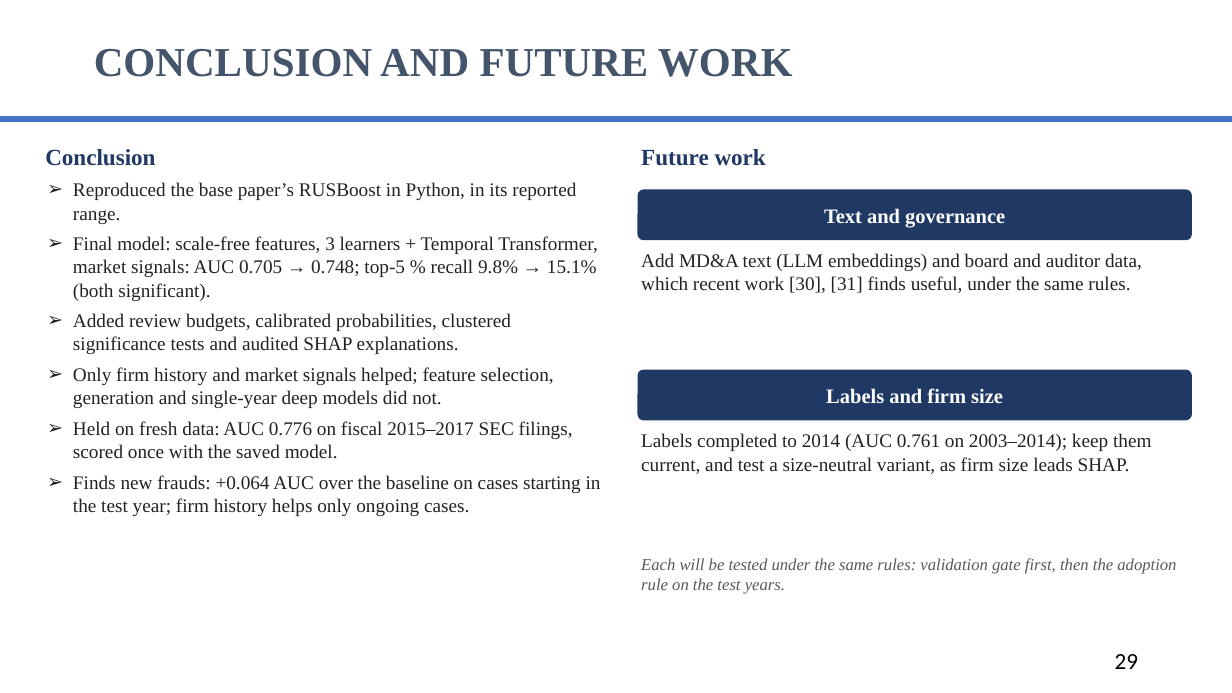
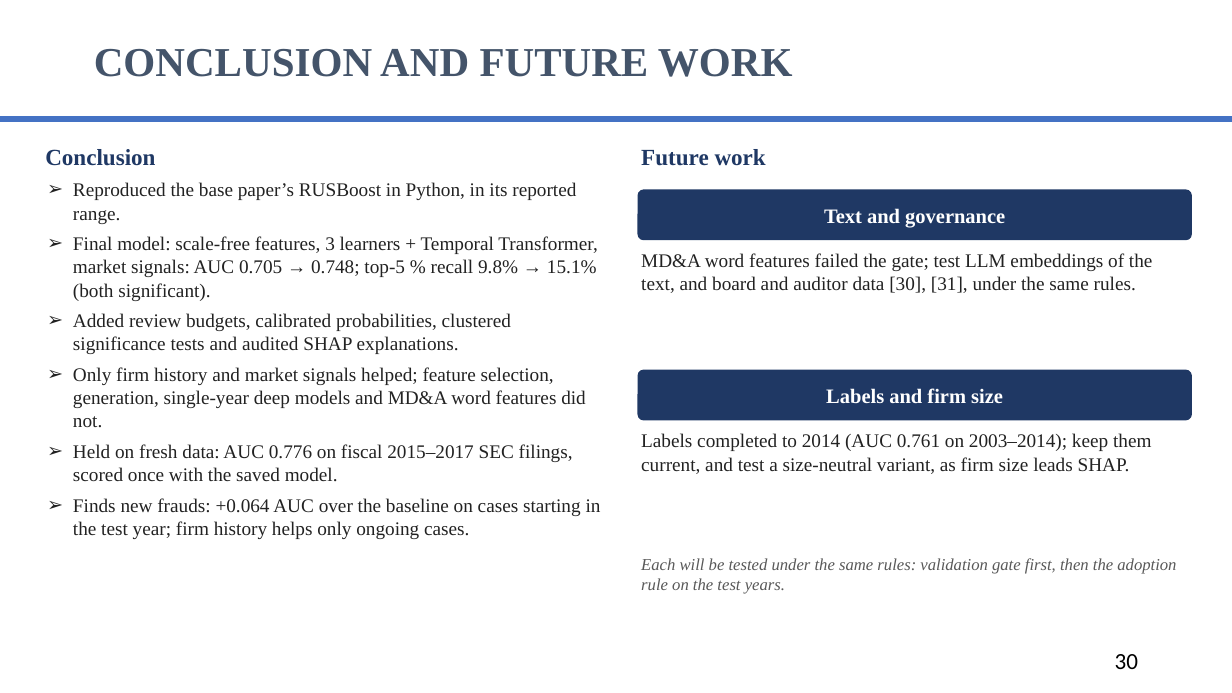
Before and after one commit to dhruv-37/Final-Year-Project-Minor, a slide deck: slide 31 of presentation/Fraud_Detection_Midterm_IIITR.pptx (slide 30 before the commit). Drawn at 1232x693 pixels with LibreOffice and Linux fonts; fonts in the diff are those of the drawing; background and template pictures are left out. Boxes give left, top, right and bottom in pixels: in the first picture for what was removed or moved away, otherwise in the second. Text is boxed around its words. In the diff, an @@ line names an element or a change of style, - is before the commit and + after.

```diff
--- a/presentation/Fraud_Detection_Midterm_IIITR.pptx
+++ b/presentation/Fraud_Detection_Midterm_IIITR.pptx
@@ text at [641, 253, 1152, 293]: text changed @@
-Add MD&A text (LLM embeddings) and board and auditor data, which recent work [30], [31] finds useful, under the same rules.
+MD&A word features failed the gate; test LLM embeddings of the text, and board and auditor data [30], [31], under the same rules.
@@ text at [73, 367, 586, 427]: text changed @@
-➢ Only firm history and market signals helped; feature selection, generation and single-year deep models did not.
+➢ Only firm history and market signals helped; feature selection, generation, single-year deep models and MD&A word features did not.
@@ page number at [1115, 654, 1138, 669]: text changed @@
-29
+30
```
Also in this commit, not shown: 1 slide added, 8 other files.
